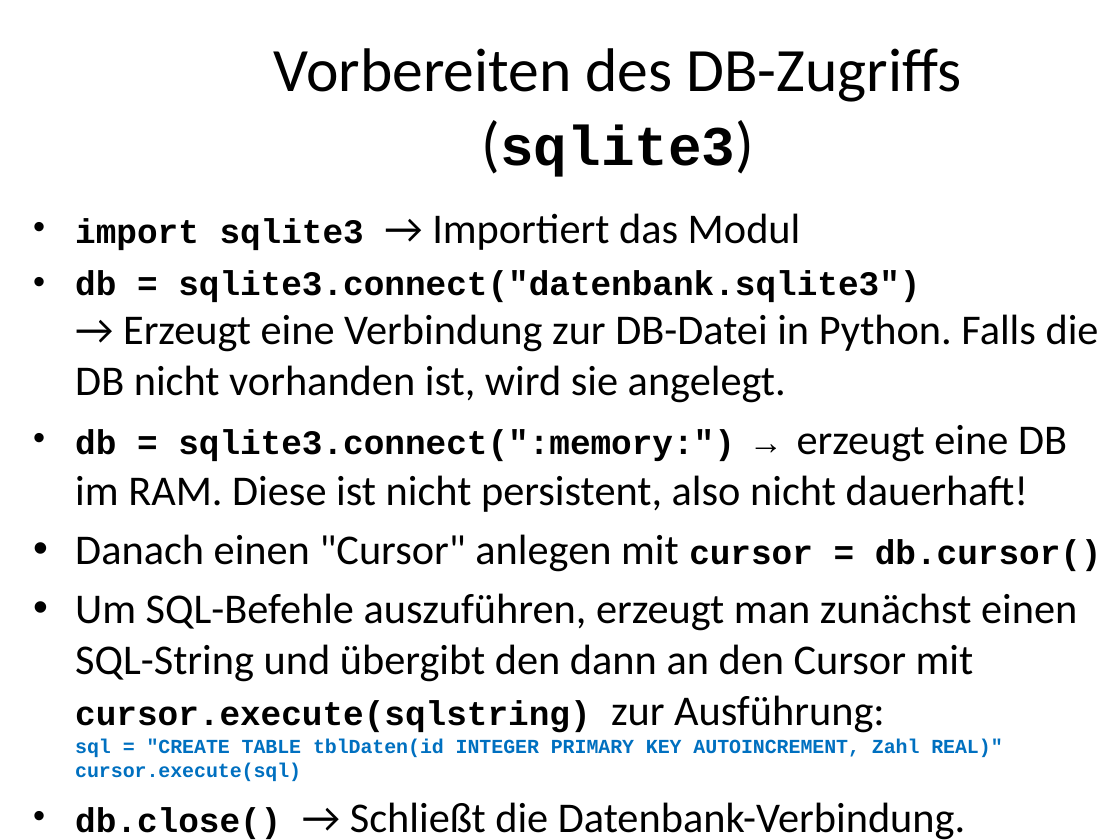
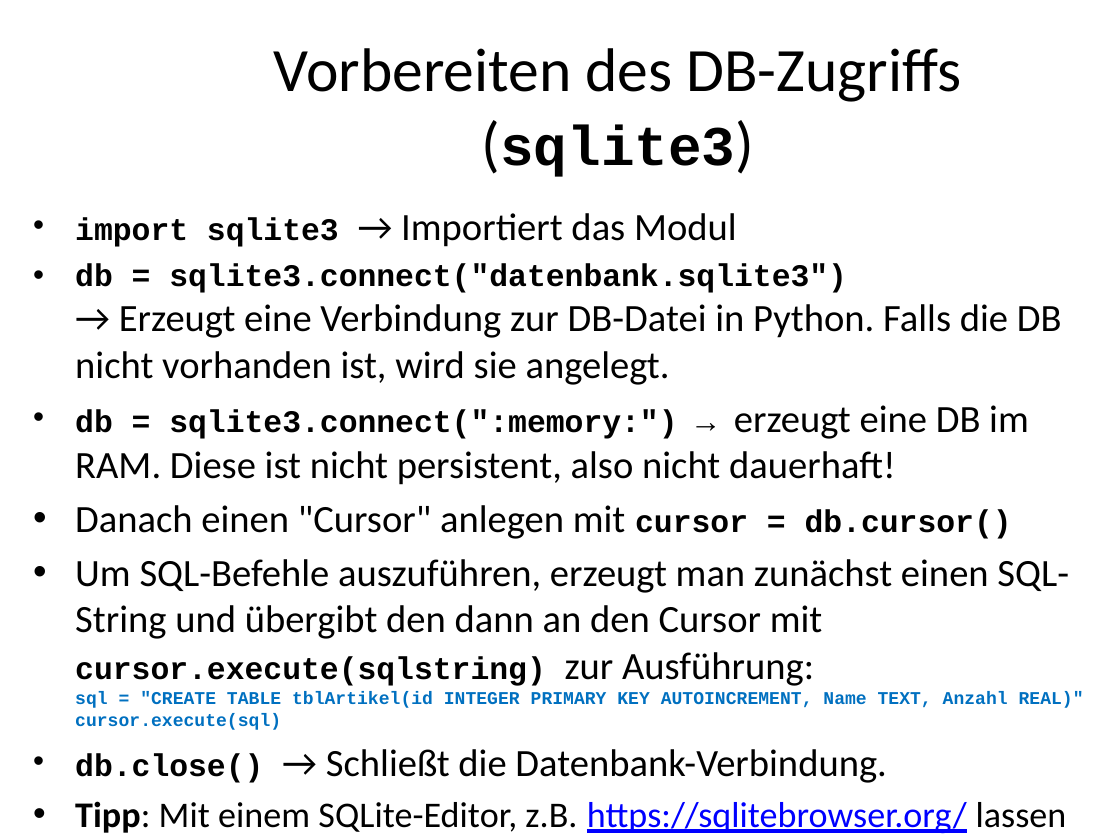
Before and after one commit to MickyRoth/Presentations, a slide deck: slide 94 of Python3 Fachinformatiker.pptx. Drawn at 1120x840 pixels with LibreOffice and Linux fonts; fonts in the diff are those of the drawing; background and template pictures are left out. Boxes give left, top, right and bottom in pixels: in the first picture for what was removed or moved away, otherwise in the second. Text is boxed around its words. In the diff, an @@ line names an element or a change of style, - is before the commit and + after.

```diff
--- a/Python3 Fachinformatiker.pptx
+++ b/Python3 Fachinformatiker.pptx
@@ text at (x1=75, y1=213, x2=1067, y2=834): size 22.1 to 20.1 pt in "import sqlite3", "db = sqlite3.connect("datenbank.sqlite3")", "db = sqlite3.connect(":memory:") →", "cursor = db.cursor()" and 1 more places; size 27.2 to 24.8 pt in "→ Importiert das Modul", "→ Erzeugt eine Verbindung zur DB-Datei in ...", "erzeugt eine DB im RAM. Diese ist ...", "Danach einen "Cursor" anlegen mit" and 1 more places; size 25.5 to 23.2 pt in "Tipp: Mit einem SQLite-Editor, z.B. https://sqlitebrowser.or ..." @@
@@ text at (x1=75, y1=559, x2=1084, y2=730): text changed; size 27.2 to 24.8 pt @@
-• Um SQL-Befehle auszuführen, erzeugt man zunächst einen SQL-String und übergibt den dann an den Cursor mit cursor.execute(sqlstring) zur Ausführung:
-  sql = "CREATE TABLE tblDaten(id INTEGER PRIMARY KEY AUTOINCREMENT, Zahl REAL)"
-  cursor.execute(sql)
+• Um SQL-Befehle auszuführen, erzeugt man zunächst einen SQL-String und übergibt den dann an den Cursor mit cursor.execute(sqlstring) zur Ausführung:
+  sql = "CREATE TABLE tblArtikel(id INTEGER PRIMARY KEY AUTOINCREMENT, Name TEXT, Anzahl REAL)"
+  cursor.execute(sql)
```
Also in this commit, not shown: 13 other slides changed, 3 slides removed, 1 other file.
